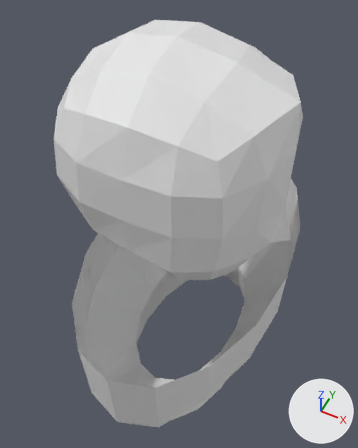
Two versions of the Blender file Girl.blend, one commit apart.
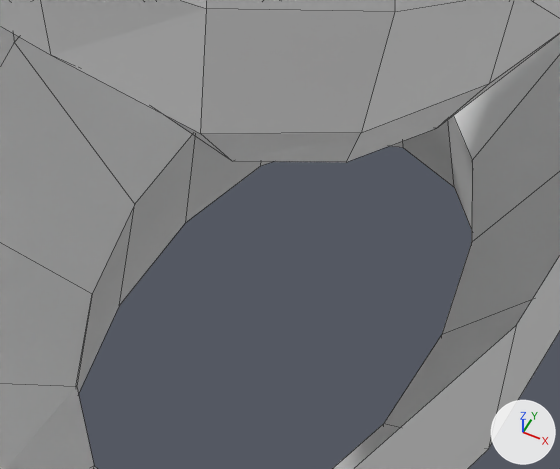
The first picture shows the older version from a 50 mm lens placed at (0.548, -1.084, 4.841), pointed at (-0.008, 0.029, 3.45). The close-ups show both versions on the part from 32% to 75% of the width and 53% to 81% of the height of that picture. The lights are fixed; the arrows at lower right show +X, +Y and +Z. The close-ups show mesh edges as thin lines.

The first close-up shows 'Body', 'Head'.
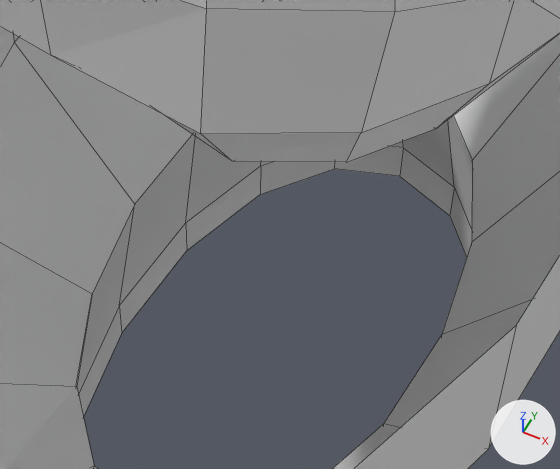
The change, as a list of edits to the scene's bpy script:
```text
Change me_cylinder:
    where me_cylinder.from_pydata(...)  # 42 vertices, 30 faces; spans x -1.0..1.0, y 0.0..1.0, z -1.09..1.0
    used by ob_body; location = (0.073, 0.003, 3.072); scale = (0.356, 0.613, 0.356)
    verts and faces of me_cylinder; kept vertices keep their numbers, new ones are numbered from 42
    before: 0 (0.0, 0.68, -1.09) at pixel (403, 147), 2 (0.26, 0.63, -1.09) at pixel (454, 187), 4 (0.48, 0.48, -1.09), 6 (0.63, 0.26, -1.09), 8 (0.68, 0.0, -1.09)
    before: 10 (-0.68, 0.0, -1.09) at pixel (119, 305), 12 (-0.63, 0.26, -1.09) at pixel (185, 222), 14 (-0.48, 0.48, -1.09) at pixel (260, 165), 16 (-0.26, 0.63, -1.09)
    me_cylinder part 1
    add for new, old in zip([*range(42, 51)], [0, 2, 4, 6, 8, 10, 12, 14, 16]): verts[new] = verts[old] + (0.0, 0.0, -0.2)
    add faces += [(2, 4, 44, 43), (0, 2, 43, 42), (14, 16, 50, 49), (4, 6, 45, 44), (10, 12, 48, 47), (0, 42, 50, 16)]
    add faces += [(6, 8, 46, 45), (12, 14, 49, 48)]
```

Boxes [x1, y1, x2, y2] around the edits, measured in the close-ups (560 x 469 px):
part 1 of me_cylinder, added
    after: [79, 146, 472, 417]
